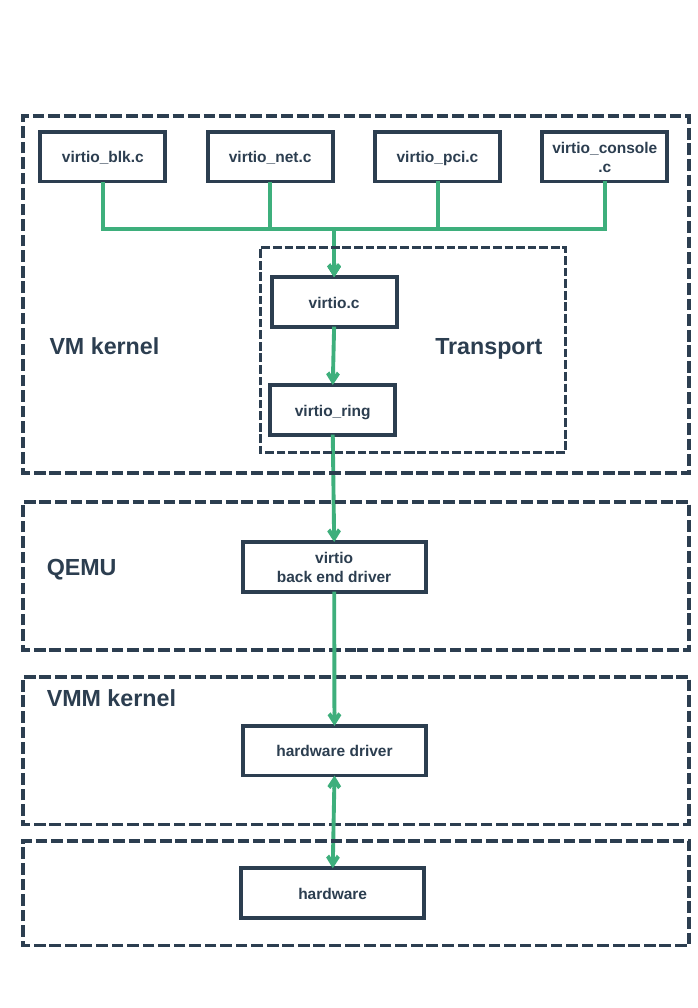
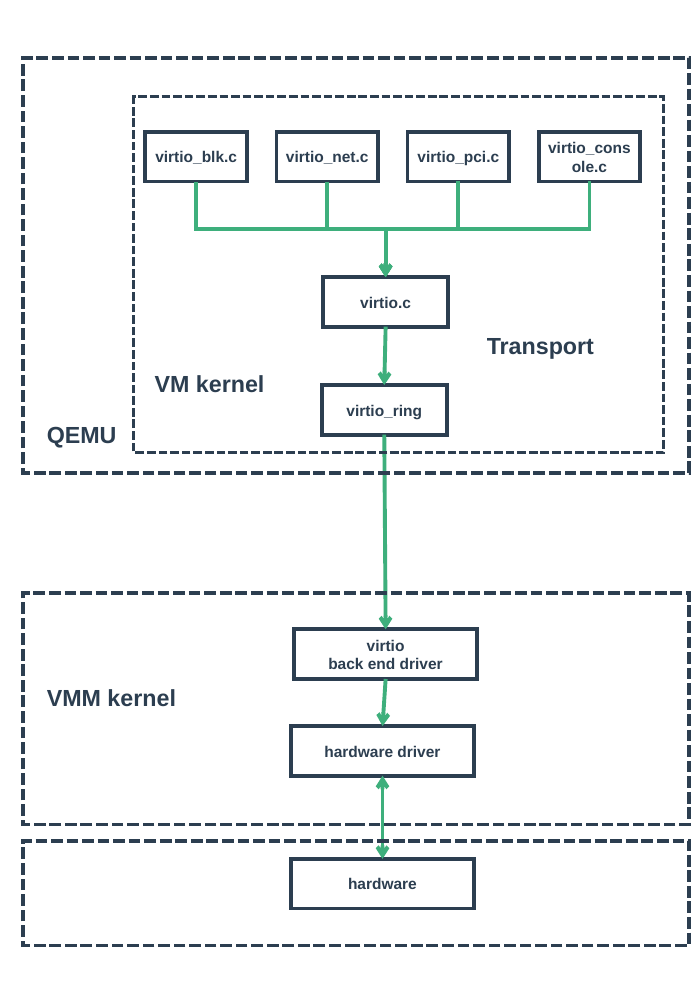
Before and after one commit to zaiqiang-dong/zaiqiang, a slide deck: slide 46 of picture/vitrualization/vitrualization.pptx (slide 4 before the commit). Drawn at 698x1008 pixels with LibreOffice and Linux fonts; fonts in the diff are those of the drawing. Boxes give left, top, right and bottom in pixels: in the first picture for what was removed or moved away, otherwise in the second. Text is boxed around its words. In the diff, an @@ line names an element or a change of style, - is before the commit and + after.

```diff
--- a/picture/vitrualization/vitrualization.pptx
+++ b/picture/vitrualization/vitrualization.pptx
@@ rectangle: place and size @@
-rectangle at <box>23,116,690,473</box>
+rectangle at <box>23,58,690,473</box>
@@ rectangle: place and size @@
-rectangle at <box>261,248,566,452</box>
+rectangle at <box>134,97,664,452</box>
@@ rectangle "virtio_blk.c": place and size @@
-rectangle "virtio_blk.c" at <box>40,132,165,181</box>
+rectangle "virtio_blk.c" at <box>145,132,247,181</box>
@@ rectangle "virtio_net.c": place and size @@
-rectangle "virtio_net.c" at <box>208,132,332,181</box>
+rectangle "virtio_net.c" at <box>276,132,378,181</box>
@@ rectangle "virtio_pci.c": place and size @@
-rectangle "virtio_pci.c" at <box>375,132,500,181</box>
+rectangle "virtio_pci.c" at <box>408,132,509,181</box>
@@ rectangle "virtio_console.c": place and size @@
-rectangle "virtio_console.c" at <box>543,132,667,181</box>
+rectangle "virtio_console.c" at <box>539,132,640,181</box>
@@ elbow arrow moved from (103, 181) - (334, 277) to (196, 181) - (385, 277) @@
@@ elbow arrow moved from (270, 181) - (334, 277) to (328, 181) - (385, 277) @@
@@ elbow arrow moved from (605, 181) - (334, 277) to (589, 181) - (385, 277) @@
@@ elbow arrow moved from (437, 181) - (334, 277) to (459, 181) - (385, 277) @@
@@ 3 rectangles, 1 text, 1 arrow: place and size @@
-3 rectangles, 1 text, 1 arrow at <box>243,277,542,775</box>
+3 rectangles, 1 text, 1 arrow at <box>291,277,594,775</box>
@@ text "VM kernel": place and size @@
-text "VM kernel" at <box>50,337,159,355</box>
+text "VM kernel" at <box>155,375,264,393</box>
@@ text "QEMU": place and size @@
-text "QEMU" at <box>47,558,117,580</box>
+text "QEMU" at <box>47,426,117,448</box>
@@ arrow moved from (333, 435) - (334, 542) to (384, 435) - (385, 629) @@
@@ rectangle removed at <box>23,502,690,650</box> @@
@@ rectangle: place and size @@
-rectangle at <box>23,677,690,825</box>
+rectangle at <box>23,593,690,825</box>
@@ rectangle "virtio": place and size @@
-rectangle "virtio" at <box>243,542,426,591</box>
+rectangle "virtio" at <box>294,629,477,678</box>
@@ arrow moved from (334, 592) - (334, 726) to (385, 679) - (383, 726) @@
@@ double arrow moved from (334, 775) - (333, 868) to (383, 775) - (383, 859) @@
@@ rectangle "hardware": place and size @@
-rectangle "hardware" at <box>241,868,424,918</box>
+rectangle "hardware" at <box>291,859,475,908</box>
```
Also in this commit, not shown: 11 other slides changed, 21 slides added, 9 slides removed, 14 other files.
